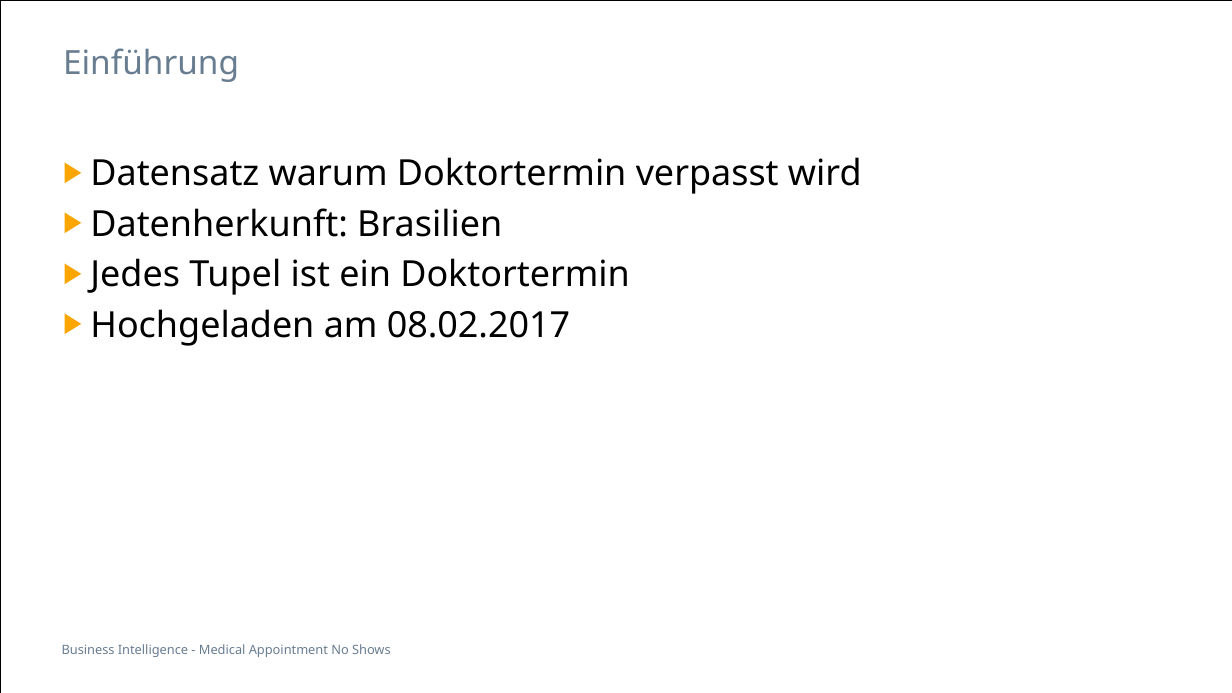
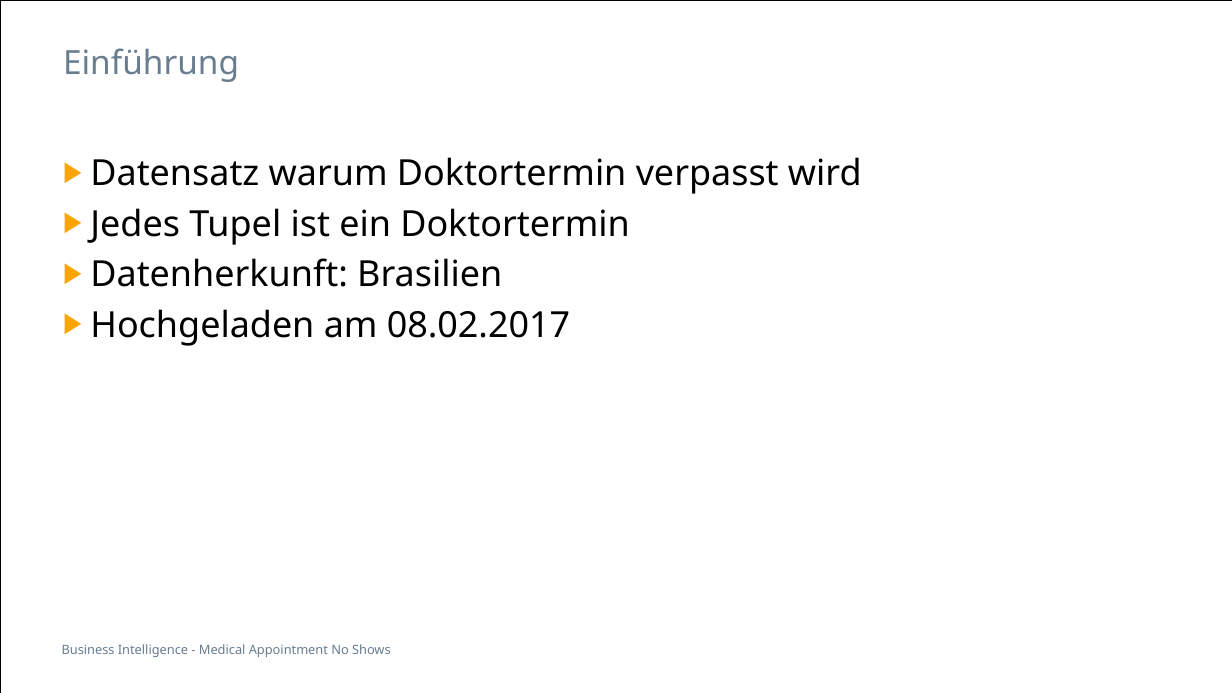
Before and after one commit to soldiervinz/BI_AppointmentShowUp, a slide deck: slide 4 of Medical Appointment No Shows.pptx (slide 3 before the commit). Drawn at 1232x693 pixels with LibreOffice and Linux fonts; fonts in the diff are those of the drawing. Boxes give left, top, right and bottom in pixels: in the first picture for what was removed or moved away, otherwise in the second. Text is boxed around its words. In the diff, an @@ line names an element or a change of style, - is before the commit and + after.

```diff
--- a/Medical Appointment No Shows.pptx
+++ b/Medical Appointment No Shows.pptx
@@ text at <box>90,208,630,245</box>: paragraph added @@
+▶ Jedes Tupel ist ein Doktortermin
@@ text at <box>90,258,630,295</box>: paragraph removed @@
-▶ Jedes Tupel ist ein Doktortermin
```
Also in this commit, not shown: 3 other slides changed, 1 slide added, 1 other file.
